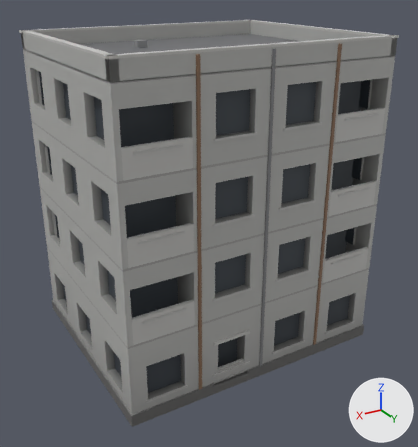
What one commit did to the glTF model assets/props/building_tall.glb.
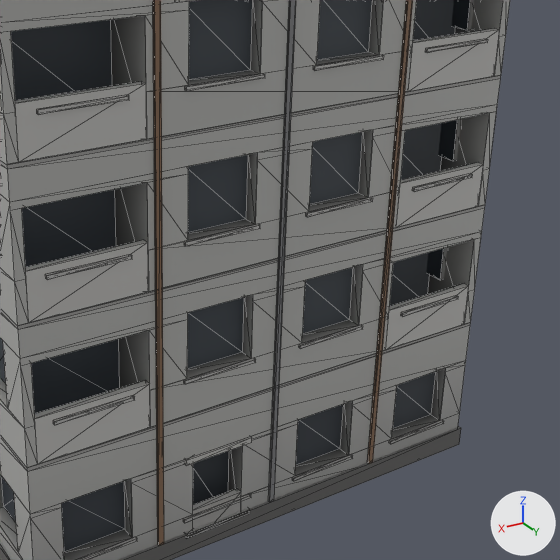
Old and new are each drawn whole from a camera (50 mm lens) standing at (12.49, 21.48, 15.97) and looking at (0.0, 0.66, 5.56) and again close up on the part from 27% to 100% of the width and 21% to 89% of the height. The axes (+X, +Y, +Z) are drawn at lower right. The lights are the same throughout. The last two pictures show the newer version. The close-ups show mesh edges as thin lines. Vertices at exactly the same position are counted once.

Names of what the first close-up shows: 'building_tall.001'.
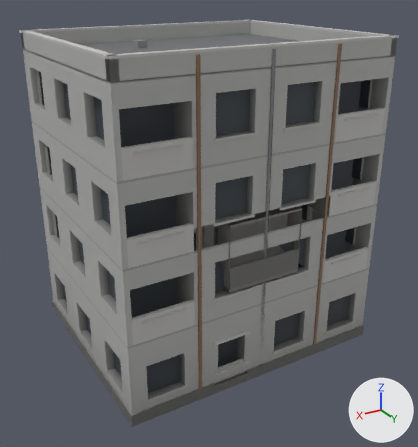
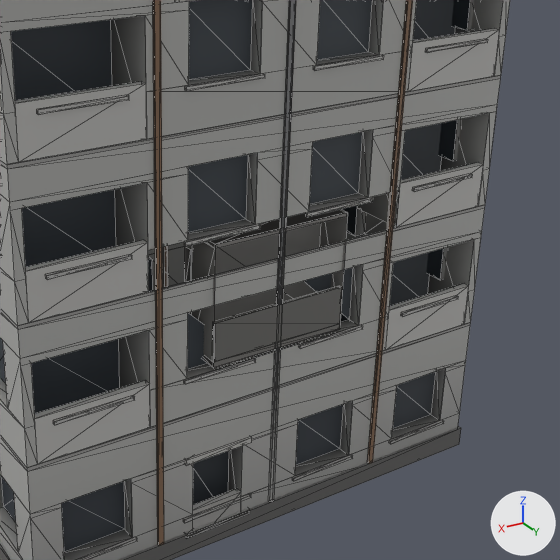
Where the change shows, as pixel boxes [x1, y1, x2, y2] in the close-ups (560 x 560 px; the box of a moved part takes in the faces that stretch with it):
part 1 of me_building_tall_001, added: after [203, 324, 340, 368]
part 2 of me_building_tall_001, added: after [207, 209, 347, 249]
part 3 of me_building_tall_001, added: after [214, 286, 342, 362]
part 4 of me_building_tall_001, moved or reshaped: before [148, 190, 400, 359]; after [192, 209, 348, 368]
part 5 of me_building_tall_001, deleted: before [268, 6, 296, 502]

Edits to the bpy script that builds the scene:
```text
Change me_building_tall_001:
    used by ob_building_tall_001; location = (0.0, 0.0, 0.0)
    verts and faces of me_building_tall_001; kept vertices keep their numbers, new ones are numbered from 1094
    before: 978 (-0.06, 4.96, 0.52), 979 (-0.06, 5.02, 0.52) at pixel (274, 500), 980 (0.06, 5.02, 0.52) at pixel (269, 502), 981 (0.06, 4.96, 0.52) at pixel (268, 501), 982 (-0.06, 4.96, 13.65)
    before: 983 (0.06, 4.96, 13.65), 984 (0.06, 5.02, 13.65), 985 (-0.06, 5.02, 13.65)
    remove me_building_tall_001.from_pydata(...)  # 1094 vertices, 1684 faces; spans x -6.07..6.07, y -5.03..5.03, z 0.0..13.79
    add me_building_tall_001.from_pydata(...)  # 1122 vertices, 1712 faces; spans x -6.07..6.07, y -5.03..5.03, z 0.0..13.79
    me_building_tall_001 part 1: a new loose piece, a box spanning x -1.7..1.7, y 4.15..5.01, z 4.61..4.75, in mat_defaultmaterial
    me_building_tall_001 part 2: a new loose piece, a box spanning x -1.7..1.7, y 4.152..5.012, z 7.36..7.46, in mat_defaultmaterial
    me_building_tall_001 part 3: a new loose piece, a box spanning x -1.68..1.68, y 4.942..5.032, z 4.75..5.67, in mat_defaultmaterial
    me_building_tall_001 part 4
    4 vertices are removed from x -0.69..0.69, y 4.62..4.96, z 5.9..6.06
    14 faces are deleted
    8 vertices are added at x -1.7..1.7, y 4.13..5.03, z 4.61..7.46
    10 new faces join them
    me_building_tall_001 part 5
    add delete_faces([(978, 981, 983), (979, 985, 980), (978, 982, 979), (980, 984, 981)])
```
